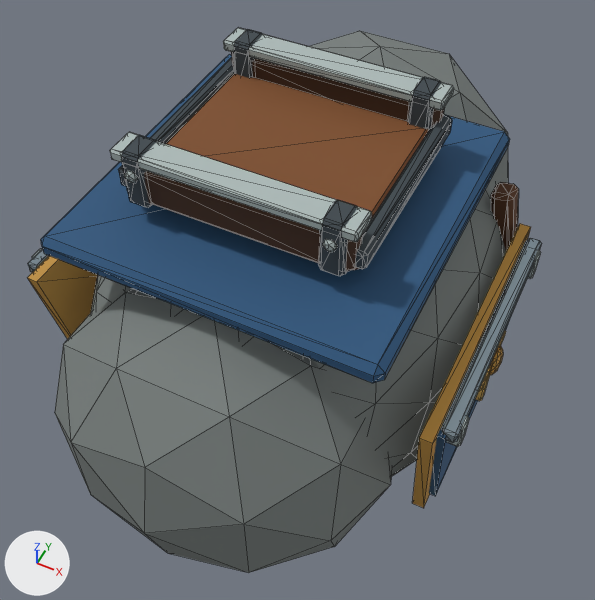
One commit to the glTF model assets/models/units/war_elephant_advanced/Body.glb: the scene before it, then after it.
Before and after are seen from a 50 mm lens placed at (1.1, -2.32, 2.75), pointed at (0.02, -0.16, 0.05). The lights are fixed; the arrows at lower left show +X, +Y and +Z. The picture after the commit comes second. Mesh edges are drawn as thin lines. Vertices at exactly the same position are counted once.

The first picture shows 'Sculpture'.
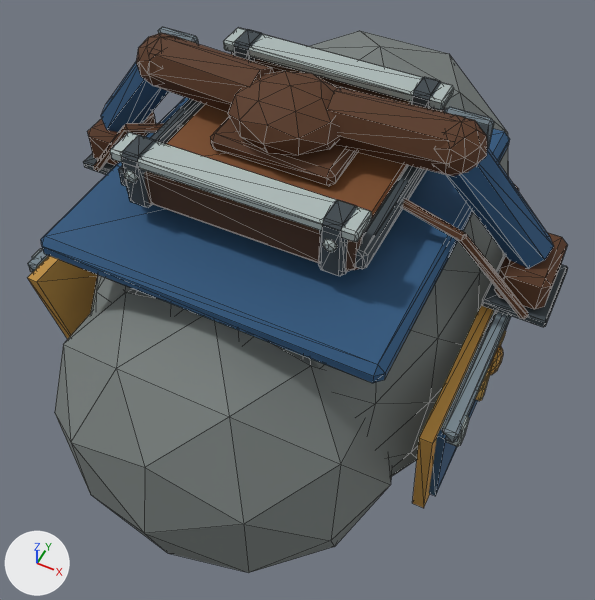
Pixel boxes [x1, y1, x2, y2] of what changed, in the pictures (595 x 600 px):
'Sculpture', reshaped: before [27, 28, 542, 573]; after [27, 27, 568, 573]
part 1 of me_sculpture, added (brown): after [210, 117, 357, 186]
part 2 of me_sculpture, added (brown): after [228, 71, 340, 155]
part 3 of me_sculpture, added (brown): after [136, 33, 178, 87]
part 4 of me_sculpture, added (brown): after [436, 115, 487, 177]
part 5 of me_sculpture, added: after [158, 27, 198, 44]
part 6 of me_sculpture, added: after [445, 107, 494, 148]
part 7 of me_sculpture, added: after [101, 37, 274, 132]
part 8 of me_sculpture, added: after [328, 87, 554, 269]
part 9 of me_sculpture, added (brown): after [93, 123, 183, 171]
part 10 of me_sculpture, added: after [402, 199, 528, 319]
part 11 of me_sculpture, added (brown): after [87, 111, 156, 165]
part 12 of me_sculpture, added (brown): after [494, 233, 567, 309]
part 13 of me_sculpture, added (mostly hidden): after [83, 153, 116, 174]
part 14 of me_sculpture, added: after [482, 254, 568, 327]

What the commit changed:
me_sculpture is used by ob_sculpture; location (0.0, 0.0, 0.0).
me_sculpture had 1228 vertices, 2296 faces and spanned x -0.93..0.93, y -1.35..1.35, z -0.78..1.03.
me_sculpture now has 1646 vertices, 3068 faces and spans x -1.04..1.04, y -1.35..1.35, z -0.78..1.14.
me_sculpture part 1: the loose piece of 24 vertices spanning x -0.45..0.45, y -0.54..0.19, z 0.73..0.89 is copied, and the copy is scaled about its middle by (0.547, 0.463, 0.421), then moved by (0.0, 0.0, 0.12); it spans x -0.25..0.25, y -0.34..0.0, z 0.89..0.97.
me_sculpture part 2: a new loose piece, an icosphere of 80 faces spanning x -0.22..0.22, y -0.37..0.03, z 0.93..1.14, in mat_unitsurface.
me_sculpture part 3: a new loose piece, an icosphere of 80 faces spanning x -0.69..-0.47, y -0.19..0.03, z 0.92..1.13, in mat_unitsurface.
me_sculpture part 4: a new loose piece, an icosphere of 80 faces spanning x 0.47..0.69, y -0.19..0.03, z 0.92..1.13, in mat_unitsurface.
me_sculpture part 5: the loose piece of 24 vertices spanning x -0.44..0.44, y 0.15..0.25, z 0.81..1.0 is copied, and the copy is scaled about its middle by (0.185, 0.355, 0.752), then moved by (-0.58, -0.17, 0.13); it spans x -0.67..-0.5, y 0.01..0.05, z 0.96..1.09.
me_sculpture part 6: the loose piece of 24 vertices spanning x -0.44..0.44, y 0.15..0.25, z 0.81..1.0 is copied, and the copy is scaled about its middle by (0.185, 0.355, 0.752), then moved by (0.58, -0.17, 0.13); it spans x 0.5..0.67, y 0.01..0.05, z 0.96..1.09.
me_sculpture part 7: a new loose piece of 35 vertices spanning x -0.98..-0.13, y -0.22..0.07, z 0.56..1.13, in mat_unitsurface.
me_sculpture part 8: a new loose piece of 35 vertices spanning x 0.13..0.98, y -0.22..0.07, z 0.56..1.13, in mat_unitsurface.
me_sculpture part 9: a new loose piece of 27 vertices spanning x -0.97..-0.41, y -0.27..-0.14, z 0.42..0.89, in mat_unitsurface.
me_sculpture part 10: a new loose piece of 27 vertices spanning x 0.41..0.97, y -0.27..-0.14, z 0.42..0.89, in mat_unitsurface.
me_sculpture part 11: a new loose piece of 24 vertices spanning x -1.01..-0.82, y -0.14..0.15, z 0.44..0.61, in mat_unitsurface.
me_sculpture part 12: a new loose piece of 24 vertices spanning x 0.82..1.01, y -0.14..0.15, z 0.44..0.61, in mat_unitsurface.
me_sculpture part 13: a new loose piece of 24 vertices spanning x -1.04..-0.8, y -0.16..0.17, z 0.4..0.44, in mat_unitsurface.
me_sculpture part 14: a new loose piece of 24 vertices spanning x 0.8..1.04, y -0.16..0.17, z 0.4..0.44, in mat_unitsurface.
